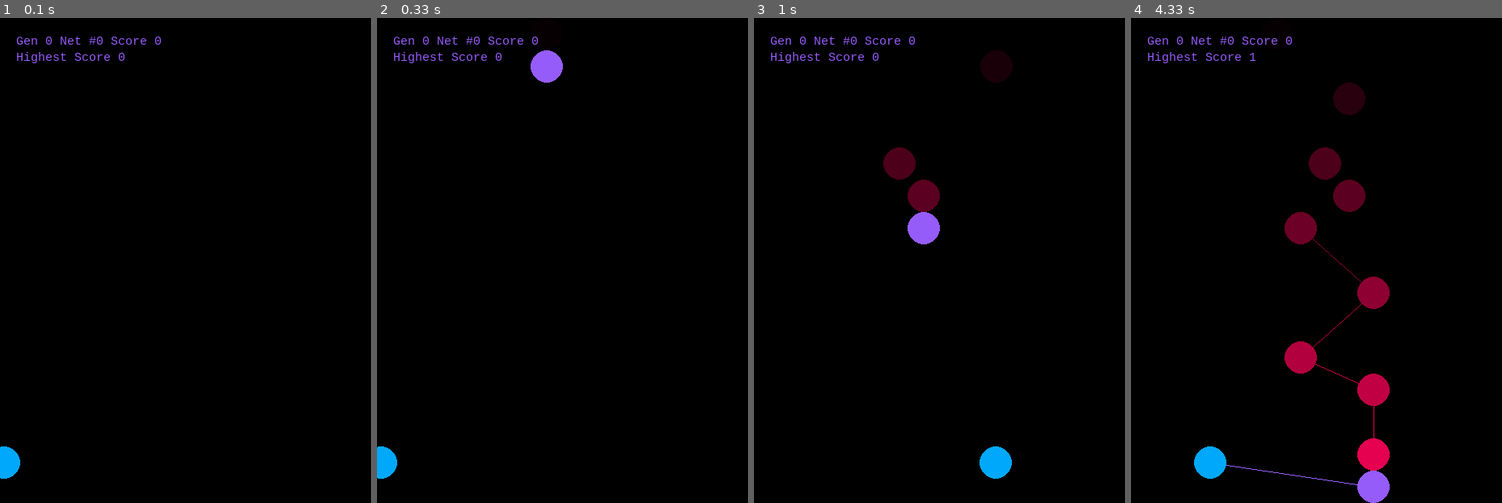
Above: before the commit, frames 1-4 (left to right).
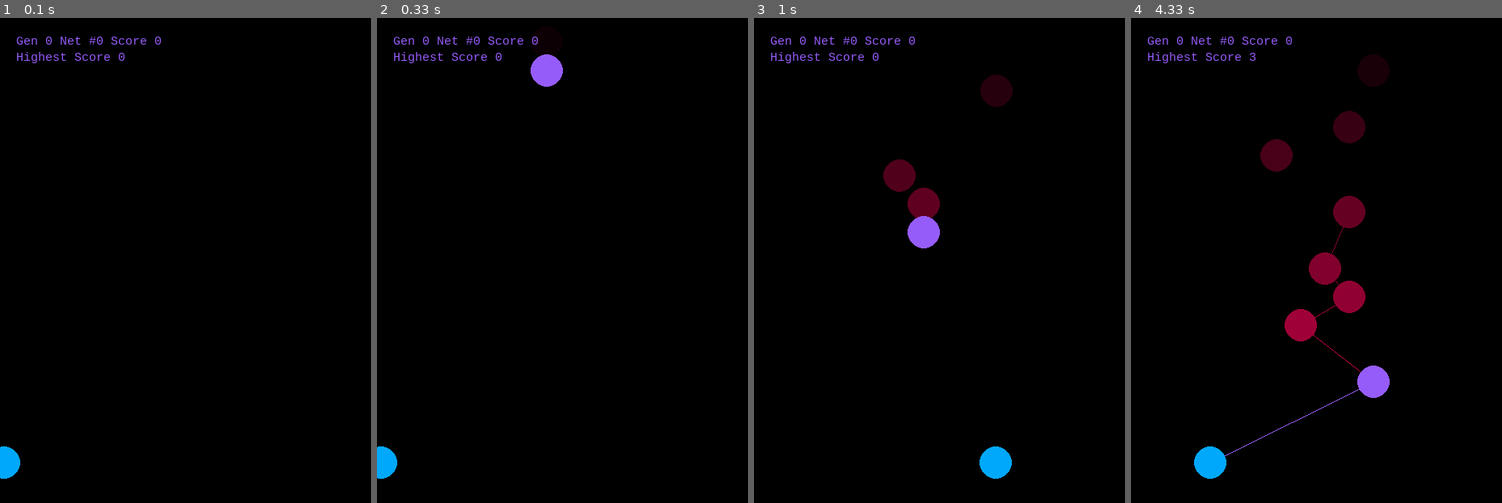
Above: after the commit, the same moments.

Repository: edo0xff/PygameGeneticAlgorithms
Game: pygame game, started from game.py
The game is run twice, just before and just after one commit, with the same random seed, the same clock (stepped at 60 frames per second) and the same inputs.
Inputs (mouse positions are in pixels of both pictures, inside the frame that each line leads up to):
- Up to frame 1 (0.1 s): no input
- Up to frame 2 (0.33 s): no input
- Up to frame 3 (1 s): click (954, 260) at 0.38 s; click (995, 367) at 0.72 s
- Up to frame 4 (4.33 s): click (1479, 430) at 1.05 s; click (1238, 163) at 1.38 s; click (1320, 178) at 1.72 s; click (1275, 158) at 2.05 s; click (1472, 386) at 2.38 s; click (1201, 309) at 2.72 s; click (1216, 168) at 3.05 s; click (1238, 347) at 3.38 s; click (1476, 372) at 3.72 s; click (1208, 439) at 4.05 s

Frame 1 is identical in both runs. In frame 2, 0.1% of the frame differs, in the area x 41-51%, y 6-15%; in frame 3, 1.6%; in frame 4, 7.0%, in the area x 25-70%, y 7-100%.

Commit message:
Trying to aproach song rythm

Diff:
--- a/game.py
+++ b/game.py
@@ -3,9 +3,17 @@
 
 
 BOARD_SIZE = (500, 600)
+SONG_BIT_RATE = 44100
+SONG_BPM = 107
 
-board = game.Board(size=BOARD_SIZE, balls_vel=5, spawn_rate=125)
+board = game.Board(size=BOARD_SIZE, balls_vel=5, spawn_rate=SONG_BPM)
 window = game.Window(size=BOARD_SIZE, fps=60, title="You are playing")
+
+pygame.mixer.pre_init(SONG_BIT_RATE, -16, 2, 2048)
+pygame.mixer.init()
+
+pygame.mixer.music.load("song.mp3")
+pygame.mixer.music.play(-1)
 
 playing = True
 
--- a/game/logic.py
+++ b/game/logic.py
@@ -65,7 +65,7 @@
     RIGHT = 1
     NULL = 2
 
-    def __init__(self, size=(500, 500), id=0, spawn_rate=125, player_vel=5, balls_vel=1, training=False):
+    def __init__(self, size=(500, 500), id=0, spawn_rate=60, player_vel=5, balls_vel=1, training=False):
         self.size = size
         self.balls = []
         self.player = Ball([int(size[0] / 2), int(size[1] - 50)], velocity=player_vel)
--- a/test.py
+++ b/test.py
@@ -4,12 +4,20 @@
 
 
 BOARD_SIZE = (500, 600)
+SONG_BIT_RATE = 44100
+SONG_BPM = 107
 
-board = game.Board(size=BOARD_SIZE, balls_vel=5, player_vel=10, spawn_rate=125)
+board = game.Board(size=BOARD_SIZE, balls_vel=5, player_vel=10, spawn_rate=SONG_BPM)
 window = game.Window(size=BOARD_SIZE, fps=60, title="A nice Neural Network is playing")
 player = genetics.Genome()
 
 player.network.LoadState("./model.json")
+
+pygame.mixer.pre_init(SONG_BIT_RATE, -16, 2, 2048)
+pygame.mixer.init()
+
+pygame.mixer.music.load("song.mp3")
+pygame.mixer.music.play(-1)
 
 playing = True
 
Not shown, added: song.mp3
